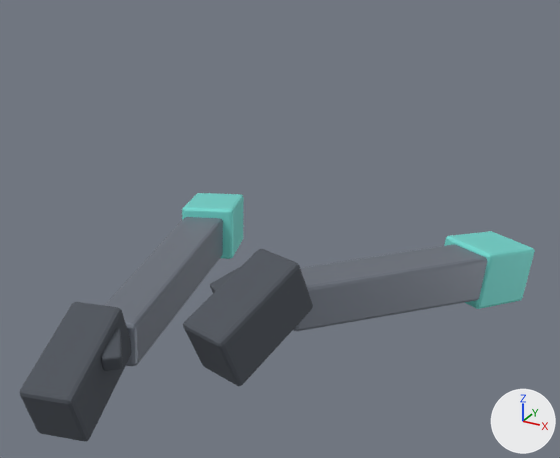
What one commit did to the glTF model assets/models/viewmodel_arms.glb.
Before and after are seen from a 50 mm camera at (0.561, -1.268, 0.315) aimed at (-0.02, -0.212, -0.213). Arrows for +X, +Y and +Z are at lower right; the lights stay in place. The picture after the commit comes second. Vertices at exactly the same position are counted once.

In view in the first picture: 'viewmodel_arms'.
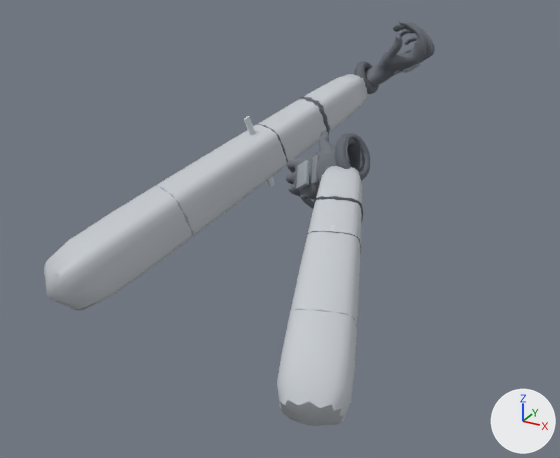
Where the change shows, as pixel boxes (x1, y1, x2, y2) in the pictures (560 x 458 px; the box of a moved part takes in the faces that stretch with it):
'viewmodel_arms', reshaped, moved, recoloured (24% narrower, 62% taller)
    before: (20, 193, 535, 442)
    after: (44, 21, 435, 426)
part 1 of me_cube_219, moved or reshaped
    before: (444, 231, 535, 309)
    after: (296, 160, 310, 190)
part 2 of me_cube_219, moved or reshaped
    before: (182, 193, 244, 259)
    after: (403, 63, 422, 73)
part 3 of me_cube_219, moved or reshaped
    before: (293, 244, 488, 331)
    after: (331, 225, 335, 232)
part 4 of me_cube_219, moved or reshaped
    before: (105, 217, 223, 366)
    after: (244, 116, 275, 187)
part 5 of me_cube_219, deleted
    before: (20, 302, 131, 442)
part 6 of me_cube_219, deleted
    before: (101, 328, 123, 371)
part 7 of me_cube_219, deleted
    before: (210, 267, 240, 293)
part 8 of me_cube_219, deleted
    before: (183, 249, 313, 386)
part 9 of me_cube_219, added
    after: (44, 21, 435, 426)

The edits, one by one:
Material 'vmg_dark' (mat_vmg_dark) is new.
Its base color is (0.125, 0.141, 0.165) (grey #636971).
Its metallic is 0.1.
Its roughness is 0.8.
Material 'vmg_glow' (mat_vmg_glow) is new.
Its base color is (0.604, 0.643, 0.682) (light grey #ccd2d7).
Its roughness is 0.45.
Material 'vmg_teal' (mat_vmg_teal) is new.
Its base color is (0.353, 0.392, 0.431) (grey #a0a8af).
Its metallic is 0.2.
Its roughness is 0.55.
Material 'vmg_glove' (mat_vmg_glove) is new.
Its base color is (0.165, 0.18, 0.208) (grey #71767e).
Its metallic is 0.08.
Its roughness is 0.75.
Material 'vmg_strap' (mat_vmg_strap) is new.
Its base color is (0.29, 0.314, 0.345) (grey #93989f).
Its metallic is 0.45.
Its roughness is 0.55.
Material 'vmg_white' (mat_vmg_white) is new.
Its base color is (0.557, 0.588, 0.624) (light grey #c5cacf).
Its metallic is 0.05.
Its roughness is 0.65.
me_cube_219 is used by ob_viewmodel_arms; location (0.2, -0.16, -0.28).
me_cube_219 had 448 vertices, 864 faces and spanned x -0.527..0.149, y -0.597..0.287, z -0.11..0.139.
me_cube_219 no longer uses material mat_v2_body (grey #838a96).
me_cube_219 no longer uses material mat_v2_black (dark grey #51565f).
me_cube_219 no longer uses material mat_v2_teal (cyan #7ce4db).
me_cube_219 now has 7874 vertices, 15596 faces and spans x -0.426..0.212, y -0.488..0.359, z -0.404..0.069.
me_cube_219 part 1: the loose piece of 56 vertices spanning x -0.004..0.149, y 0.113..0.287, z -0.11..0.015 is multiplied about its middle by the matrix ((-0.111, 0.065, 0.216), (0.245, -0.165, -0.071), (0.306, -0.085, 0.153)), then moved by (-0.09, -0.332, -0.093), in mat_vmg_teal (grey #a0a8af).
me_cube_219 part 2: the loose piece of 56 vertices spanning x -0.527..-0.375, y 0.001..0.184, z -0.088..0.033 is multiplied about its middle by the matrix ((-0.011, -0.02, -0.237), (0.433, 0.179, -0.025), (-0.016, -0.076, -0.164)), then moved by (0.465, 0.217, -0.004), in mat_vmg_teal (grey #a0a8af).
me_cube_219 part 3: the loose piece of 56 vertices spanning x -0.132..0.14, y -0.276..0.28, z -0.1..0.092 is multiplied about its middle by the matrix ((0.048, -0.058, -0.03), (0.061, 0.099, 0.093), (-0.037, -0.095, 0.118)), then moved by (0.093, -0.249, -0.194), in mat_vmg_glow (light grey #ccd2d7).
me_cube_219 part 4: the loose piece of 56 vertices spanning x -0.517..-0.231, y -0.452..0.176, z -0.079..0.071 is multiplied about its middle by the matrix ((0.046, 0.069, 0.06), (-0.065, 0.085, 0.126), (0.08, -0.218, 0.09)), then moved by (0.176, 0.165, -0.171), in mat_vmg_glow (light grey #ccd2d7).
me_cube_219 part 5: the loose piece of 56 vertices spanning x -0.305..-0.199, y -0.597..-0.423, z -0.017..0.107 is deleted.
me_cube_219 part 6: the loose piece of 56 vertices spanning x -0.245..-0.195, y -0.512..-0.458, z 0.052..0.088 is deleted.
me_cube_219 part 7: the loose piece of 56 vertices spanning x -0.179..-0.131, y -0.338..-0.282, z 0.076..0.114 is deleted.
me_cube_219 part 8: the loose piece of 56 vertices spanning x -0.169..-0.055, y -0.424..-0.236, z 0.001..0.139 is deleted.
me_cube_219 part 9: 7650 vertices added at x -0.426..0.212, y -0.488..0.359, z -0.404..0.069.
me_cube_219 gains material mat_vmg_glove (grey #71767e).
me_cube_219 gains material mat_vmg_teal (grey #a0a8af).
me_cube_219 gains material mat_vmg_strap (grey #93989f).
me_cube_219 gains material mat_vmg_dark (grey #636971).
me_cube_219 gains material mat_vmg_glow (light grey #ccd2d7).
me_cube_219 gains material mat_vmg_white (light grey #c5cacf).
Object 'viewmodel_arms' (ob_viewmodel_arms) moves from (0.2, -0.16, -0.28) to (0.0, 0.0, 0.0).
